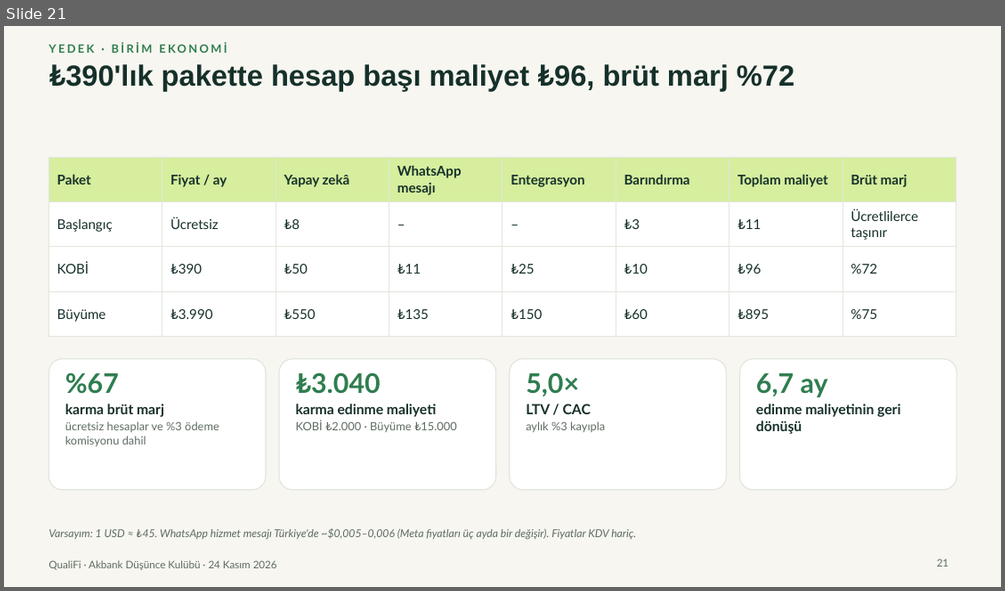
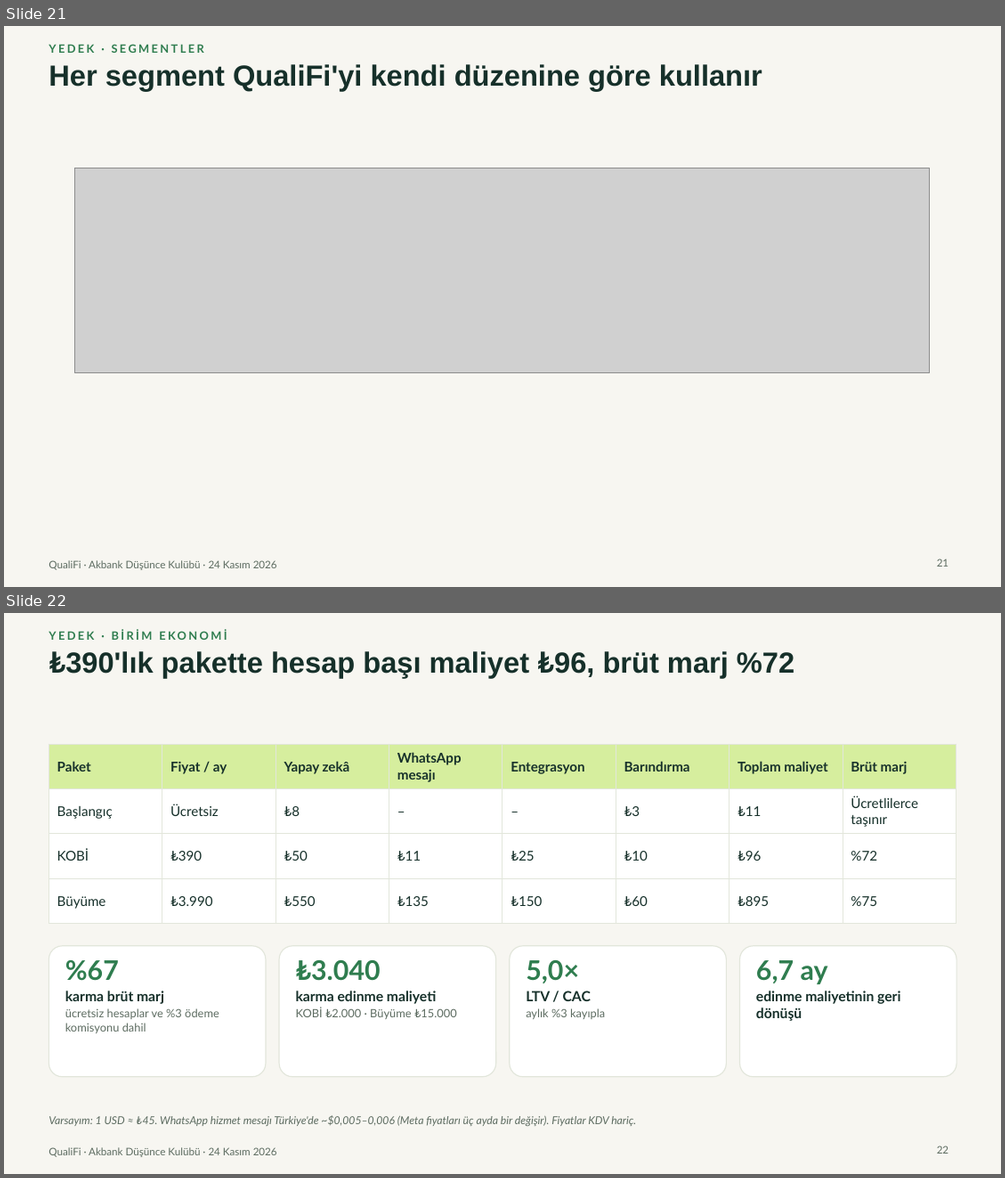
Before and after one commit to Talhaguler1/qualifi-41598058, a slide deck: marketing/presentation-2026-11-24/QualiFi-final-sunum.pptx. Shown one above the other, each under a label of ours: slide 21 before the commit, slides 21 and 22 after it. The pictures are 1005x591 and 1005x1178 pixels, drawn with LibreOffice and Linux fonts; fonts in the diff are those of the drawing; grey boxes stand for pictures. Boxes give left, top, right and bottom in pixels: in the first picture for what was removed or moved away, otherwise in the second. Text is boxed around its words. In the diff, an @@ line names an element or a change of style, - is before the commit and + after.

```diff
--- a/marketing/presentation-2026-11-24/QualiFi-final-sunum.pptx
+++ b/marketing/presentation-2026-11-24/QualiFi-final-sunum.pptx
@@ slide 21 added at [4, 26, 1001, 587], background #F7F6F1; not listed: 1 template element that a slide beside it also shows @@
@@ text added at [48, 44, 204, 53], 11 pt, text #2F7D4F, bold @@
+YEDEK · SEGMENTLER
@@ text added at [48, 64, 762, 91], 28 pt, text #16302A, bold @@
+Her segment QualiFi'yi kendi düzenine göre kullanır
@@ picture added at [75, 168, 930, 373] @@
@@ page number added at [937, 558, 948, 566], 10 pt, text #5D6C61 @@
+21
@@ what was slide 21 is now slide 22 @@
@@ page number at [937, 1145, 948, 1153]: text changed @@
-21
+22
```
Also in this commit, not shown: 1 slide changed, 2 other files.
